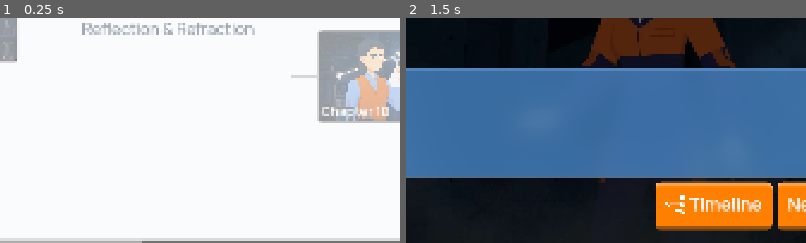
Above: before the commit, frames 1-2 (left to right).
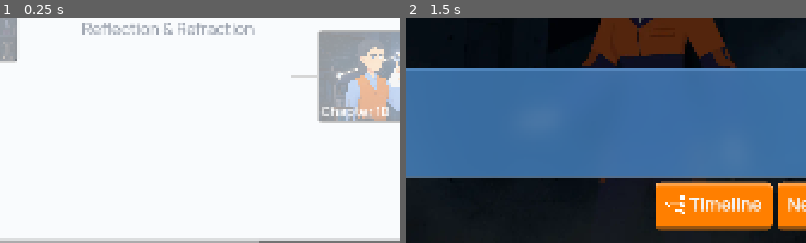
Above: after the commit, the same moments.

Repository: Daniel-Ope06/qzed_adaptive_vn_poc
Game: Godot game, scene res://scenes/menus/timeline.tscn
The game is run twice, just before and just after one commit, with the same random seed, the same clock (stepped at 60 frames per second) and the same inputs.
Inputs (mouse positions are % of the whole screen's width and height, from its top left):
- Up to frame 1 (0.25 s): no input
- Up to frame 2 (1.5 s): tap Enter (ui_accept) at 0.5, 0.77, 1.25 s; move the mouse to (11, 50) at 0.52 s; click (11, 50) at 0.67 s; move the mouse to (69, 36) at 1.27 s; click (69, 36) at 1.42 s
The pictures show only the part of the screen within x 19-69%, y 50-100%; the shares and areas given below are measured in that part.

The runs differ from the first frame. In frame 1, 0.3% of the frame differs, in the area x 35-65%, y 99-100%; in frame 2, nothing differs.

Commit message:
refactor(core): make `flowchart_data` global

Diff:
--- a/autoloads/game_manager.gd
+++ b/autoloads/game_manager.gd
@@ -1,3 +1,86 @@
 extends Node
 
 var current_story_id: String = ""
+
+var flowchart_data = [
+	{
+		"size": "one",
+		"type": "story",
+		"story_id": "",
+		"title": "Prologue",
+		"image": "res://assets/cgs/cg_ch3_prism_dispersion.png",
+		"state": StoryNode.NodeState.LOCKED
+	},
+	{
+		"size": "one",
+		"type": "chapter",
+		"title": "THE RESCUE",
+		"subtitle": "Reflection & Refraction",
+		"state": ChapterNode.NodeState.UNLOCKED
+	},
+	{
+		"size": "many",
+		"nodes": [
+			{
+				"type": "story",
+				"story_id": "chapter_1a",
+				"title": "Chapter 1A",
+				"image": "res://assets/cg_static/quinn_trapped.webp",
+				"state": StoryNode.NodeState.UNLOCKED
+			},
+			{
+				"type": "story",
+				"story_id": "",
+				"title": "Chapter 1B",
+				"image": "res://assets/cgs/cg_ch3_prism_dispersion.png",
+				"state": StoryNode.NodeState.LOCKED
+			}
+		]
+	},
+	{
+		"size": "one",
+		"type": "quiz",
+		"title": "Q1",
+		"state": QuizNode.NodeState.LOCKED
+	},
+	{
+		"size": "one",
+		"type": "chapter",
+		"title": "CHAPTER 2",
+		"subtitle": "Dispersion",
+		"state": ChapterNode.NodeState.LOCKED
+	},
+	{
+		"size": "many",
+		"nodes": [
+			{
+				"type": "story",
+				"story_id": "",
+				"title": "Chapter 2A",
+				"image": "res://assets/cgs/cg_ch3_prism_dispersion.png",
+				"state": StoryNode.NodeState.LOCKED
+			},
+			{
+				"type": "story",
+				"story_id": "",
+				"title": "Chapter 2B",
+				"image": "res://assets/cgs/cg_ch3_prism_dispersion.png",
+				"state": StoryNode.NodeState.LOCKED
+			}
+		]
+	},
+	{
+		"size": "one",
+		"type": "quiz",
+		"title": "Q2",
+		"state": QuizNode.NodeState.LOCKED
+	},
+	{
+		"size": "one",
+		"type": "story",
+		"story_id": "",
+		"title": "Epilogue",
+		"image": "res://assets/cgs/cg_ch3_prism_dispersion.png",
+		"state": StoryNode.NodeState.LOCKED
+	},
+]
--- a/scenes/menus/timeline.gd
+++ b/scenes/menus/timeline.gd
@@ -10,121 +10,6 @@
 const COLOR_LINE_ACTIVE = Color("#0070E0") # Blue
 const COLOR_LINE_INACTIVE = Color("#D6D6D6") # Grey
 
-var flowchart_data = [
-	{
-		"size": "one",
-		"type": "story",
-		"story_id": "",
-		"title": "Prologue",
-		"image": "res://assets/cgs/cg_ch3_prism_dispersion.png",
-		"state": StoryNode.NodeState.LOCKED
-	},
-	{
-		"size": "one",
-		"type": "chapter",
-		"title": "THE RESCUE",
-		"subtitle": "Reflection & Refraction",
-		"state": ChapterNode.NodeState.UNLOCKED
-	},
-	{
-		"size": "many",
-		"nodes": [
-			{
-				"type": "story",
-				"story_id": "chapter_1a",
-				"title": "Chapter 1A",
-				"image": "res://assets/cg_static/quinn_trapped.webp",
-				"state": StoryNode.NodeState.UNLOCKED
-			},
-			{
-				"type": "story",
-				"story_id": "",
-				"title": "Chapter 1B",
-				"image": "res://assets/cgs/cg_ch3_prism_dispersion.png",
-				"state": StoryNode.NodeState.LOCKED
-			}
-		]
-	},
-	{
-		"size": "one",
-		"type": "quiz",
-		"title": "Q1",
-		"state": QuizNode.NodeState.LOCKED
-	},
-	{
-		"size": "one",
-		"type": "chapter",
-		"title": "CHAPTER 2",
-		"subtitle": "Total Internal Reflection",
-		"state": ChapterNode.NodeState.LOCKED
-	},
-	{
-		"size": "many",
-		"nodes": [
-			{
-				"type": "story",
-				"story_id": "",
-				"title": "Chapter 2A",
-				"image": "res://assets/cgs/cg_ch3_prism_dispersion.png",
-				"state": StoryNode.NodeState.LOCKED
-			},
-			{
-				"type": "story",
-				"story_id": "",
-				"title": "Chapter 2B",
-				"image": "res://assets/cgs/cg_ch3_prism_dispersion.png",
-				"state": StoryNode.NodeState.LOCKED
-			}
-		]
-	},
-	{
-		"size": "one",
-		"type": "quiz",
-		"title": "Q2",
-		"state": QuizNode.NodeState.LOCKED
-	},
-	{
-		"size": "one",
-		"type": "chapter",
-		"title": "CHAPTER 3",
-		"subtitle": "Dispersion",
-		"state": ChapterNode.NodeState.LOCKED
-	},
-	{
-		"size": "many",
-		"nodes": [
-			{
-				"type": "story",
-				"story_id": "",
-				"title": "Chapter 3A",
-				"image": "res://assets/cgs/cg_ch3_prism_dispersion.png",
-				"state": StoryNode.NodeState.LOCKED
-			},
-			{
-				"type": "story",
-				"story_id": "",
-				"title": "Chapter 3B",
-				"image": "res://assets/cgs/cg_ch3_prism_dispersion.png",
-				"state": StoryNode.NodeState.LOCKED
-			}
-		]
-	},
-	{
-		"size": "one",
-		"type": "quiz",
-		"title": "Q3",
-		"state": QuizNode.NodeState.LOCKED
-	},
-	{
-		"size": "one",
-		"type": "story",
-		"story_id": "",
-		"title": "Epilogue",
-		"image": "res://assets/cgs/cg_ch3_prism_dispersion.png",
-		"state": StoryNode.NodeState.LOCKED
-	},
-]
-
 var tracked_nodes: Array = []
 
 func _ready() -> void:
@@ -133,7 +18,7 @@
 	draw_connections()
 
 func build_timeline() -> void:
-	for entity in flowchart_data:
+	for entity in GameManager.flowchart_data:
 		var entity_nodes: Array = []
 
 		if entity["size"] == "one":
